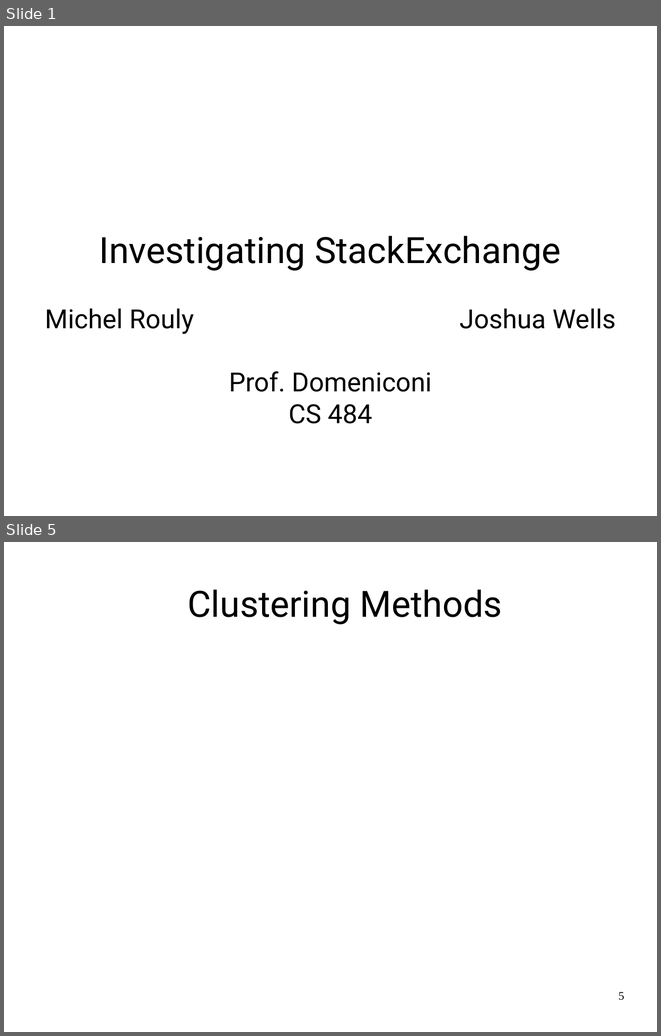
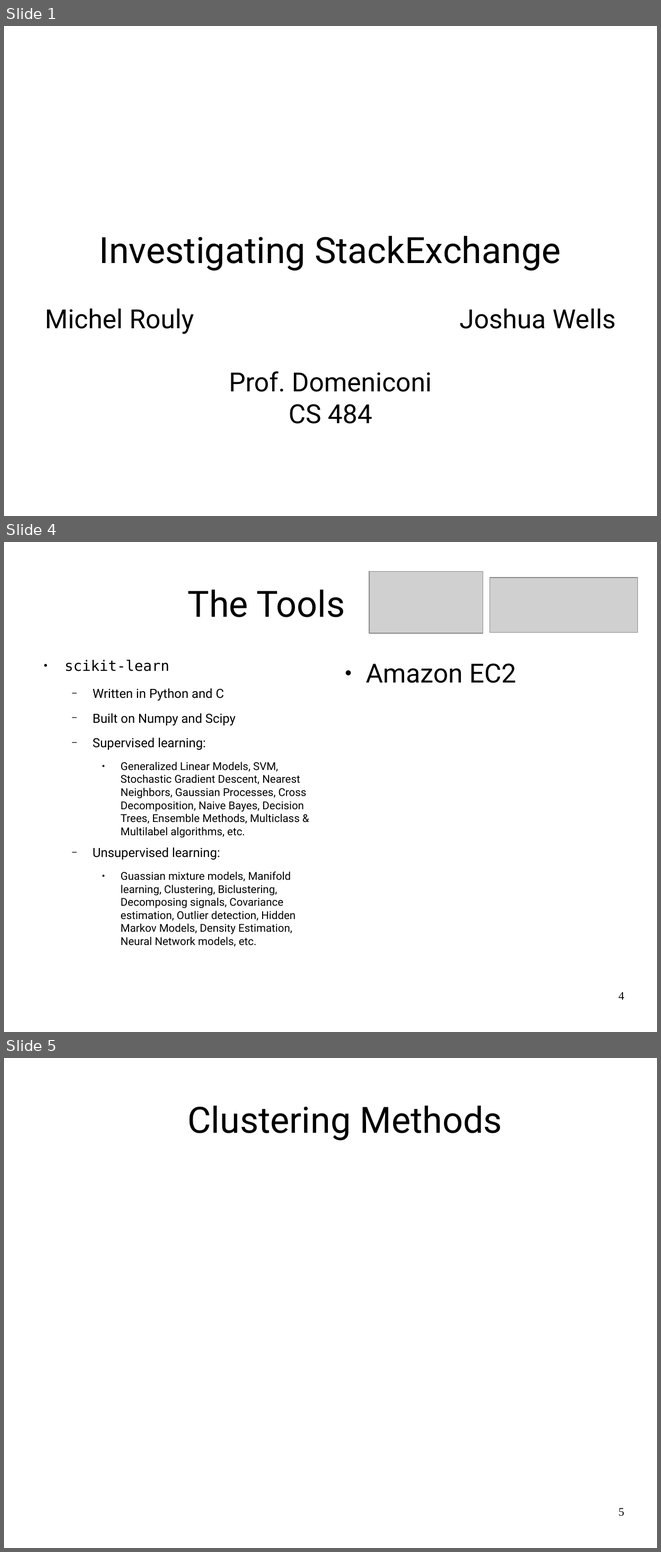
Before and after one commit to jrouly/stackmining, a slide deck: presentation/rouly_wells_presentation.odp. Shown one above the other, each under a label of ours: slides 1 and 5 before the commit, slides 1, 4 and 5 after it; the slides between them are not shown. The pictures are 661x1036 and 661x1552 pixels, drawn with LibreOffice and Linux fonts; fonts in the diff are those of the drawing; grey boxes stand for pictures; background and template pictures are left out. Boxes give left, top, right and bottom in pixels: in the first picture for what was removed or moved away, otherwise in the second. Text is boxed around its words. In the diff, an @@ line names an element or a change of style, - is before the commit and + after.

```diff
--- a/presentation/rouly_wells_presentation.odp
+++ b/presentation/rouly_wells_presentation.odp
@@ slide 4 added at <box>4,542,657,1032</box>, background #FFFFFF @@
@@ picture added at <box>370,572,483,633</box> @@
@@ title added at <box>187,589,345,617</box>, 44 pt, text #000000 @@
+The Tools
@@ picture added at <box>490,578,638,632</box> @@
@@ text added at <box>64,660,307,946</box>, 13.2 pt, text #000000 @@
+● scikit-learn
+  − Written in Python and C
+  − Built on Numpy and Scipy
+  − Supervised learning:
+    ● Generalized Linear Models, SVM, Stochastic Gradient Descent, Nearest Neighbors, Gaussian Processes, Cross Decomposition, Naive Bayes, Decision Trees, Ensemble Methods, Multiclass & Multilabel algorithms, etc.
+  − Unsupervised learning:
+    ● Guassian mixture models, Manifold learning, Clustering, Biclustering, Decomposing signals, Covariance estimation, Outlier detection, Hidden Markov Models, Density Estimation, Neural Network models, etc.
@@ text added at <box>366,663,516,683</box>, 32 pt, text #000000 @@
+● Amazon EC2
@@ page number added at <box>618,991,624,999</box>, 14 pt, text #000000 @@
+4
```
Also in this commit, not shown: 2 slides changed, 1 slide removed.
